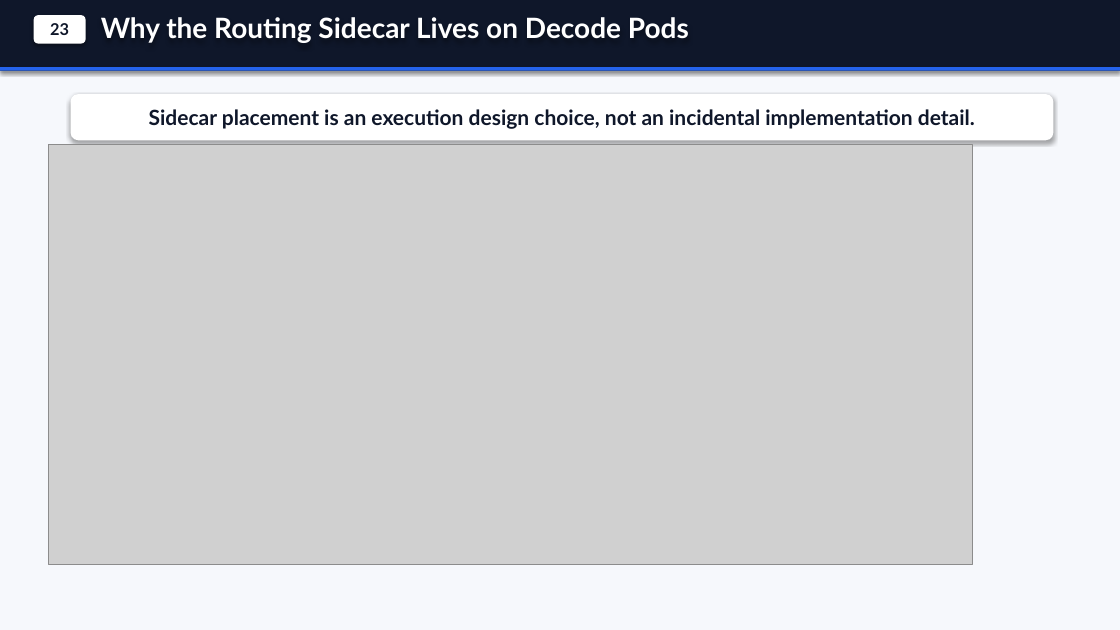
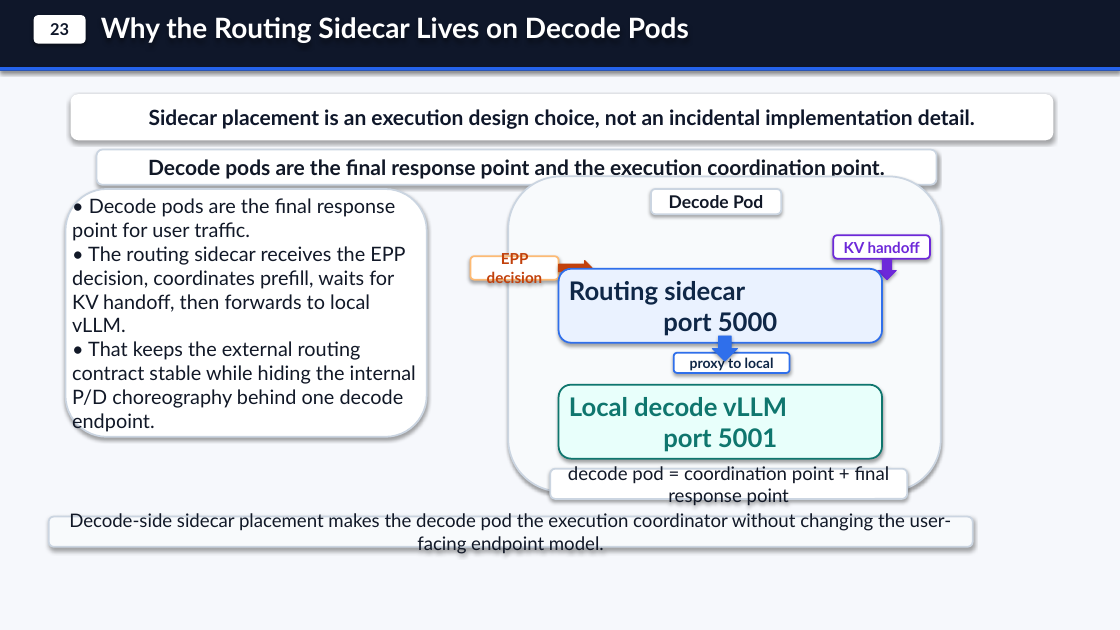
Before and after one commit to andyzhangx/demo, a slide deck: slide 8 of llm/kaito-llm-d-pd-slides.pptx. Drawn at 1120x630 pixels with LibreOffice and Linux fonts; fonts in the diff are those of the drawing; grey boxes stand for pictures. Boxes give left, top, right and bottom in pixels: in the first picture for what was removed or moved away, otherwise in the second. Text is boxed around its words. In the diff, an @@ line names an element or a change of style, - is before the commit and + after.

```diff
--- a/llm/kaito-llm-d-pd-slides.pptx
+++ b/llm/kaito-llm-d-pd-slides.pptx
@@ picture removed at [49,145,973,565] @@
@@ rounded rectangle added at [97,150,937,185], fill #FFFFFF, outline #CBD5E1 1.5 pt, 18 pt, text #111827, bold @@
+Decode pods are the final response point and the execution coordination point.
@@ rounded rectangle added at [508,176,941,492], fill #F8FAFC, outline #CBD5E1 1.5 pt @@
@@ rounded rectangle added at [66,189,427,437], fill #FFFFFF, outline #CBD5E1 1.5 pt @@
@@ text added at [72,198,416,433], 17 pt, text #111827 @@
+• Decode pods are the final response point for user traffic.
+• The routing sidecar receives the EPP decision, coordinates prefill, waits for KV handoff, then forwards to local vLLM.
+• That keeps the external routing contract stable while hiding the internal P/D choreography behind one decode endpoint.
@@ rounded rectangle added at [651,189,781,214], fill #FFFFFF, outline #CBD5E1 1.5 pt, 15 pt, text #111827, bold @@
+Decode Pod
@@ rounded rectangle added at [833,235,930,259], fill #FFFFFF, outline #6D28D9 1.5 pt, 13 pt, text #6D28D9, bold @@
+KV handoff
@@ rounded rectangle added at [471,256,559,280], fill #FFFFFF, outline #FDBA74 1.5 pt, 13 pt, text #C2410C, bold @@
+EPP decision
@@ right arrow added at [559,260,592,276], fill #C2410C, outline #C2410C 0.75 pt @@
@@ rounded rectangle added at [559,269,882,343], fill #EAF2FF, outline #2F6FEB 1.5 pt, 22 pt, text #0F2747, bold @@
+Routing sidecar
+port 5000
@@ down arrow added at [878,259,897,280], fill #6D28D9, outline #6D28D9 0.75 pt @@
@@ rounded rectangle added at [674,353,790,373], fill #FFFFFF, outline #2F6FEB 1.5 pt, 12 pt, text #0F2747, bold @@
+proxy to local
@@ down arrow added at [712,336,738,361], fill #2F6FEB, outline #2F6FEB 0.75 pt @@
@@ rounded rectangle added at [559,385,882,459], fill #E8FFFB, outline #0F766E 1.5 pt, 22 pt, text #0F766E, bold @@
+Local decode vLLM
+port 5001
@@ rounded rectangle added at [550,469,907,499], fill #FFFFFF, outline #CBD5E1 1.5 pt, 16 pt, text #111827 @@
+decode pod = coordination point + final response point
@@ rounded rectangle added at [49,517,973,547], fill #F8FAFC, outline #CBD5E1 1.5 pt, 16 pt, text #111827 @@
+Decode-side sidecar placement makes the decode pod the execution coordinator without changing the user-facing endpoint model.
```
Also in this commit, not shown: 7 other slides changed.
